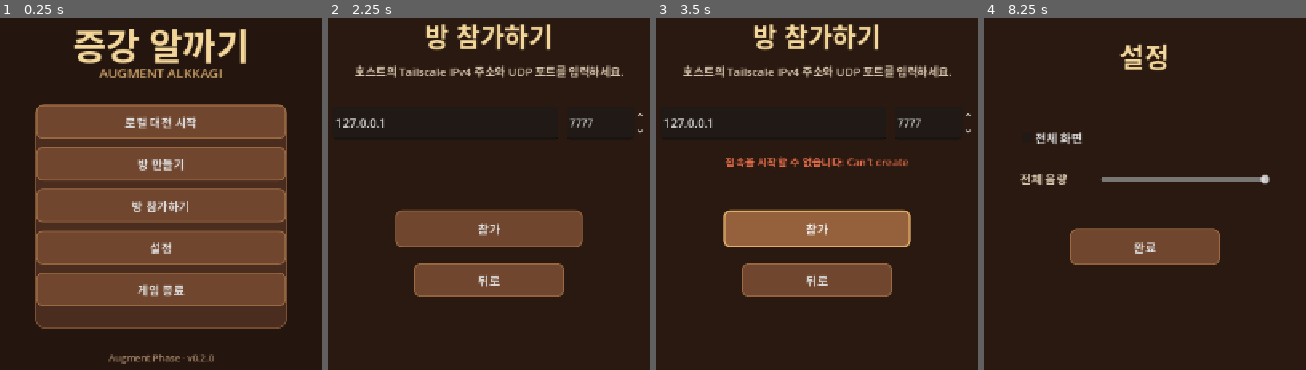
Above: before the commit, frames 1-4 (left to right).
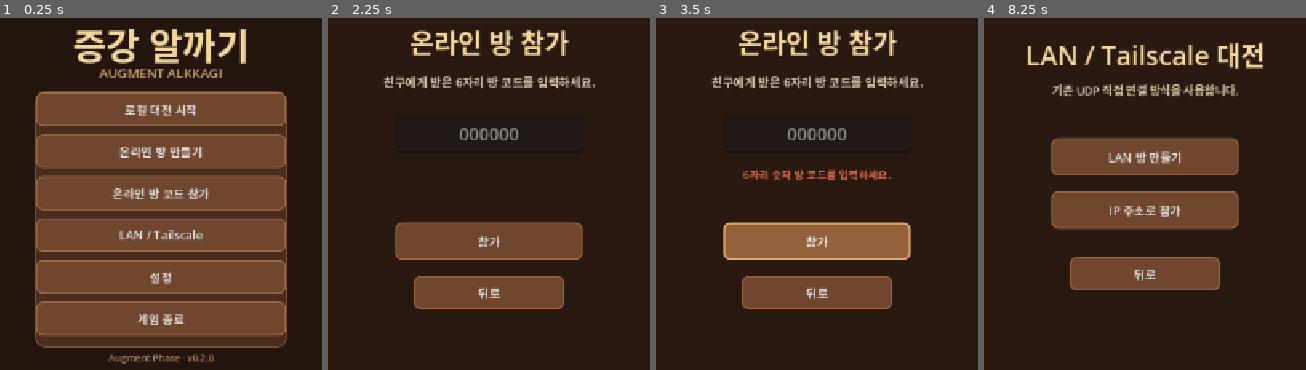
Above: after the commit, the same moments.

Repository: peeta0126/AugmentAlkkagi
Game: Godot game, scene res://scenes/main.tscn
The game is run twice, just before and just after one commit, with the same random seed, the same clock (stepped at 60 frames per second) and the same inputs.
Inputs (mouse positions are in pixels of both pictures, inside the frame that each line leads up to):
- Up to frame 1 (0.25 s): no input
- Up to frame 2 (2.25 s): click (489, 162) at 0.5 s, where only the run before the commit has a clickable "방 만들기"; click (489, 151) at 1.25 s, where only the run after the commit has a clickable "온라인 방 만들기"; click (489, 204) at 2 s, where only the run before the commit has a clickable "방 참가하기"
- Up to frame 3 (3.5 s): click "참가" at 2.75 s
- Up to frame 4 (8.25 s): click "뒤로" at 3.5 s; click (1145, 194) at 4.25 s, where only the run after the commit has a clickable "온라인 방 코드 참가"; click "참가" at 5 s; click "뒤로" at 5.75 s; click "설정" at 6.5 s; click "완료" at 7.25 s; click (1145, 236) at 8 s, where only the run after the commit has a clickable "LAN / Tailscale"

The runs differ from the first frame. In frame 1, 35% of the frame differs, in the area x 10-90%, y 20-94%; in frame 2, 15%; in frame 3, 17%; in frame 4, 25%.

Commit message:
feat(network): implement GD-Sync online lobby

Diff:
--- a/scripts/core/game_manager.gd
+++ b/scripts/core/game_manager.gd
@@ -77,6 +77,16 @@
 	ui = CanvasLayer.new()
 	add_child(ui)
 	show_main_menu()
+	_start_debug_network_driver()
+
+func _start_debug_network_driver() -> void:
+	if not OS.is_debug_build():
+		return
+	for argument in OS.get_cmdline_user_args():
+		if argument.begins_with("--gdsync-test-role="):
+			var driver: Node = load("res://tests/gdsync_lobby_driver.gd").new()
+			add_child(driver)
+			return
 
 func _on_gdsync_connected() -> void:
 	print("GD-Sync 연결 성공")
@@ -113,8 +123,8 @@
 	subtitle.size = Vector2(600, 40)
 	screen_root.add_child(subtitle)
 	var card := PanelContainer.new()
-	card.position = Vector2(438, 230)
-	card.size = Vector2(404, 360)
+	card.position = Vector2(438, 210)
+	card.size = Vector2(404, 410)
 	card.add_theme_stylebox_override("panel", _style(Color("4a2d1f"), 16, Color("7b5134"), 2))
 	screen_root.add_child(card)
 	var menu := VBoxContainer.new()
@@ -122,8 +132,9 @@
 	menu.set_anchors_and_offsets_preset(Control.PRESET_FULL_RECT, Control.PRESET_MODE_MINSIZE, 28)
 	card.add_child(menu)
 	menu.add_child(_button("로컬 대전 시작", _start_local_setup))
-	menu.add_child(_button("방 만들기", _create_network_room))
-	menu.add_child(_button("방 참가하기", _show_join_room))
+	menu.add_child(_button("온라인 방 만들기", _create_online_room))
+	menu.add_child(_button("온라인 방 코드 참가", _show_online_join_room))
+	menu.add_child(_button("LAN / Tailscale", _show_lan_menu))
 	menu.add_child(_button("설정", _show_settings))
 	menu.add_child(_button("게임 종료", get_tree().quit))
 	var version := _label("Augment Phase · v0.2.0", 15, Color("a88869"))
@@ -214,6 +225,86 @@
 
 func _set_master_volume(value: float) -> void:
 	AudioServer.set_bus_volume_db(0, linear_to_db(maxf(value / 100.0, 0.0001)))
+
+func _create_online_room() -> void:
+	var error: Error = network_manager.create_online_room()
+	if error == OK:
+		online_mode = true
+		online_is_host = true
+		local_player_id = 1
+		_show_network_lobby()
+
+func _show_online_join_room() -> void:
+	state_machine.transition(GameStateMachine.State.JOIN_ROOM)
+	set_screen(_panel_root())
+	_add_background(screen_root)
+	var title := _label("온라인 방 참가", 42, Color("f4d79a"))
+	title.horizontal_alignment = HORIZONTAL_ALIGNMENT_CENTER
+	title.position = Vector2(390, 100)
+	title.size = Vector2(500, 60)
+	screen_root.add_child(title)
+	var guide := _label("친구에게 받은 6자리 방 코드를 입력하세요.", 19, Color("dac7ae"))
+	guide.horizontal_alignment = HORIZONTAL_ALIGNMENT_CENTER
+	guide.position = Vector2(300, 180)
+	guide.size = Vector2(680, 35)
+	screen_root.add_child(guide)
+	var code := LineEdit.new()
+	code.name = "RoomCode"
+	code.placeholder_text = "000000"
+	code.max_length = 6
+	code.alignment = HORIZONTAL_ALIGNMENT_CENTER
+	code.position = Vector2(490, 250)
+	code.size = Vector2(300, 58)
+	code.add_theme_font_size_override("font_size", 28)
+	screen_root.add_child(code)
+	network_status_label = _label("", 17, Color("e9c99a"))
+	network_status_label.horizontal_alignment = HORIZONTAL_ALIGNMENT_CENTER
+	network_status_label.position = Vector2(300, 330)
+	network_status_label.size = Vector2(680, 60)
+	network_status_label.autowrap_mode = TextServer.AUTOWRAP_WORD_SMART
+	screen_root.add_child(network_status_label)
+	var join := _button("참가", func(): _join_online_code(code.text))
+	join.position = Vector2(490, 420)
+	join.size = Vector2(300, 60)
+	screen_root.add_child(join)
+	var back := _button("뒤로", show_main_menu)
+	back.position = Vector2(520, 505)
+	back.size = Vector2(240, 54)
+	screen_root.add_child(back)
+
+func _join_online_code(code: String) -> void:
+	var error: Error = network_manager.join_online_room(code)
+	if error == OK:
+		online_mode = true
+		online_is_host = false
+		local_player_id = 2
+
+func _show_lan_menu() -> void:
+	state_machine.transition(GameStateMachine.State.JOIN_ROOM)
+	set_screen(_panel_root())
+	_add_background(screen_root)
+	var title := _label("LAN / Tailscale 대전", 42, Color("f4d79a"))
+	title.horizontal_alignment = HORIZONTAL_ALIGNMENT_CENTER
+	title.position = Vector2(340, 120)
+	title.size = Vector2(600, 60)
+	screen_root.add_child(title)
+	var guide := _label("기존 UDP 직접 연결 방식을 사용합니다.", 18, Color("dac7ae"))
+	guide.horizontal_alignment = HORIZONTAL_ALIGNMENT_CENTER
+	guide.position = Vector2(300, 195)
+	guide.size = Vector2(680, 35)
+	screen_root.add_child(guide)
+	var create := _button("LAN 방 만들기", _create_network_room)
+	create.position = Vector2(490, 285)
+	create.size = Vector2(300, 60)
+	screen_root.add_child(create)
+	var join := _button("IP 주소로 참가", _show_join_room)
+	join.position = Vector2(490, 370)
+	join.size = Vector2(300, 60)
+	screen_root.add_child(join)
+	var back := _button("뒤로", show_main_menu)
+	back.position = Vector2(520, 475)
+	back.size = Vector2(240, 54)
+	screen_root.add_child(back)
 
 func _create_network_room() -> void:
 	var error: Error = network_manager.create_host()
@@ -279,7 +370,8 @@
 	state_machine.transition(GameStateMachine.State.LOBBY)
 	set_screen(_panel_root())
 	_add_background(screen_root)
-	var title := _label("네트워크 대전 로비", 40, Color("f4d79a"))
+	var room_suffix := " · 방 코드 %s" % network_manager.get_room_code() if network_manager.is_gdsync_mode() else ""
+	var title := _label("네트워크 대전 로비%s" % room_suffix, 40, Color("f4d79a"))
 	title.horizontal_alignment = HORIZONTAL_ALIGNMENT_CENTER
 	title.position = Vector2(360, 45)
 	title.size = Vector2(560, 60)
@@ -331,7 +423,8 @@
 	start.size = Vector2(210, 54)
 	start.visible = online_is_host
 	screen_root.add_child(start)
-	network_status_label = _label("UDP 7777 · 최대 2명", 16, Color("c6aa85"))
+	var transport_text := "GD-Sync 온라인 · 최대 2명" if network_manager.is_gdsync_mode() else "UDP 7777 · 최대 2명"
+	network_status_label = _label(transport_text, 16, Color("c6aa85"))
 	network_status_label.horizontal_alignment = HORIZONTAL_ALIGNMENT_CENTER
 	network_status_label.position = Vector2(340, 480)
 	network_status_label.size = Vector2(600, 55)
--- a/scripts/network/network_manager.gd
+++ b/scripts/network/network_manager.gd
@@ -9,8 +9,11 @@
 const MAX_CLIENTS := 1
 const SNAPSHOT_INTERVAL := 0.05
 const PROTOCOL_VERSION := 2
-
-enum Mode { OFFLINE, HOST, CLIENT }
+const ROOM_PREFIX := "AA-"
+const ROOM_CODE_LENGTH := 6
+const ROOM_CREATE_ATTEMPTS := 5
+
+enum Mode { OFFLINE, HOST, CLIENT, GDSYNC_HOST, GDSYNC_CLIENT }
 
 var mode := Mode.OFFLINE
 var local_player_id := 0
@@ -28,6 +31,10 @@
 var local_sequence := 0
 var snapshot_elapsed := 0.0
 var shutting_down := false
+var room_code := ""
+var room_create_attempts := 0
+var gdsync_host_id := -1
+var gdsync_connected := false
 
 func _ready() -> void:
 	name = "NetworkManager"
@@ -36,6 +43,17 @@
 	multiplayer.connected_to_server.connect(_on_connected_to_server)
 	multiplayer.connection_failed.connect(_on_connection_failed)
 	multiplayer.server_disconnected.connect(_on_server_disconnected)
+	GDSync.lobby_created.connect(_on_gdsync_lobby_created)
+	GDSync.lobby_creation_failed.connect(_on_gdsync_lobby_creation_failed)
+	GDSync.lobby_joined.connect(_on_gdsync_lobby_joined)
+	GDSync.lobby_join_failed.connect(_on_gdsync_lobby_join_failed)
+	GDSync.client_joined.connect(_on_gdsync_client_joined)
+	GDSync.client_left.connect(_on_gdsync_client_left)
+	GDSync.host_changed.connect(_on_gdsync_host_changed)
+	GDSync.connected.connect(_on_gdsync_connected)
+	GDSync.disconnected.connect(_on_gdsync_disconnected)
+	GDSync.expose_func(request_lobby_ready, ENUMS.EXPOSE_PERMISSION.CLIENT)
+	GDSync.expose_func(receive_lobby, ENUMS.EXPOSE_PERMISSION.HOST)
 
 func game() -> Node:
 	return get_parent()
@@ -85,11 +103,58 @@
 	connection_message.emit("%s:%d에 연결 중…" % [address, port], false)
 	return OK
 
+func create_online_room(preferred_code: String = "") -> Error:
+	if not gdsync_connected:
+		connection_message.emit("GD-Sync 서버에 아직 연결되지 않았습니다.", true)
+		return ERR_UNAVAILABLE
+	shutdown(false)
+	mode = Mode.GDSYNC_HOST
+	local_player_id = 1
+	room_create_attempts = 0
+	_reset_lobby_state()
+	_create_online_room_attempt(preferred_code)
+	return OK
+
+func _create_online_room_attempt(preferred_code: String = "") -> void:
+	room_create_attempts += 1
+	room_code = preferred_code if preferred_code.length() == ROOM_CODE_LENGTH and preferred_code.is_valid_int() else "%06d" % randi_range(0, 999999)
+	connection_message.emit("온라인 방 %s 생성 중…" % room_code, false)
+	GDSync.lobby_create(ROOM_PREFIX + room_code, "", false, 2, {"protocol": PROTOCOL_VERSION}, {})
+
+func join_online_room(code: String) -> Error:
+	var normalized := code.strip_edges()
+	if normalized.length() != ROOM_CODE_LENGTH or not normalized.is_valid_int():
+		connection_message.emit("6자리 숫자 방 코드를 입력하세요.", true)
+		return ERR_INVALID_PARAMETER
+	if not gdsync_connected:
+		connection_message.emit("GD-Sync 서버에 아직 연결되지 않았습니다.", true)
+		return ERR_UNAVAILABLE
+	shutdown(false)
+	mode = Mode.GDSYNC_CLIENT
+	local_player_id = 2
+	room_code = normalized
+	_reset_lobby_state()
+	connected_players[1] = false
+	connection_message.emit("온라인 방 %s 참가 중…" % room_code, false)
+	GDSync.lobby_join(ROOM_PREFIX + room_code)
+	return OK
+
+func _reset_lobby_state() -> void:
+	last_sequences.clear()
+	local_sequence = 0
+	peer_to_player.clear()
+	ready_state = {1: false, 2: false}
+	connected_players = {1: true, 2: false}
+	match_active = false
+	gdsync_host_id = -1
+
 func shutdown(notify: bool = true) -> void:
 	if mode == Mode.OFFLINE:
 		return
 	shutting_down = true
-	if multiplayer.multiplayer_peer:
+	if is_gdsync_mode() and not GDSync.lobby_get_name().is_empty():
+		GDSync.lobby_leave()
+	elif multiplayer.multiplayer_peer:
 		multiplayer.multiplayer_peer.close()
 		multiplayer.multiplayer_peer = OfflineMultiplayerPeer.new()
 	mode = Mode.OFFLINE
@@ -99,6 +164,8 @@
 	selection_context.clear()
 	pending_choices.clear()
 	selection_completed = {1: false, 2: false}
+	room_code = ""
+	gdsync_host_id = -1
 	shutting_down = false
 	if notify:
 		session_ended.emit("네트워크 방에서 나왔습니다.")
@@ -107,23 +174,31 @@
 	return mode != Mode.OFFLINE
 
 func is_host() -> bool:
-	return mode == Mode.HOST
+	return mode in [Mode.HOST, Mode.GDSYNC_HOST]
+
+func is_gdsync_mode() -> bool:
+	return mode in [Mode.GDSYNC_HOST, Mode.GDSYNC_CLIENT]
+
+func get_room_code() -> String:
+	return room_code
 
 func set_ready(value: bool) -> void:
-	if mode == Mode.HOST:
+	if is_host():
 		ready_state[1] = value
 		_broadcast_lobby()
 	elif mode == Mode.CLIENT:
 		request_lobby_ready.rpc_id(1, value, PROTOCOL_VERSION)
+	elif mode == Mode.GDSYNC_CLIENT and gdsync_host_id >= 0:
+		GDSync.call_func_on(gdsync_host_id, request_lobby_ready, value, PROTOCOL_VERSION)
 
 func set_piece_count(value: int) -> void:
-	if mode != Mode.HOST or match_active:
+	if not is_host() or match_active:
 		return
 	piece_count = GameplayRules.clamp_piece_count(value)
 	_broadcast_lobby()
 
 func can_start() -> bool:
-	return mode == Mode.HOST and bool(connected_players[1]) and bool(connected_players[2]) and bool(ready_state[1]) and bool(ready_state[2])
+	return is_host() and bool(connected_players[1]) and bool(connected_players[2]) and bool(ready_state[1]) and bool(ready_state[2])
 
 func start_match() -> bool:
 	if not can_start():
@@ -234,11 +309,14 @@
 
 @rpc("any_peer", "call_remote", "reliable")
 func request_lobby_ready(value: bool, protocol: int) -> void:
-	if mode != Mode.HOST:
-		return
-	var sender := multiplayer.get_remote_sender_id()
+	if not is_host():
+		return
+	var sender := GDSync.get_sender_id() if is_gdsync_mode() else multiplayer.get_remote_sender_id()
 	if protocol != PROTOCOL_VERSION:
-		multiplayer.multiplayer_peer.disconnect_peer(sender)
+		if is_gdsync_mode():
+			GDSync.lobby_kick_client(sender, "프로토콜 버전이 일치하지 않습니다.")
+		else:
+			multiplayer.multiplayer_peer.disconnect_peer(sender)
 		return
 	var player_id := _player_for_peer(sender)
 	if player_id == 2:
@@ -444,6 +522,8 @@
 
 @rpc("authority", "call_remote", "reliable")
 func receive_lobby(data: Dictionary) -> void:
+	if is_gdsync_mode() and GDSync.get_sender_id() != gdsync_host_id:
+		return
 	piece_count = int(data.get("piece_count", GameplayRules.DEFAULT_PIECES))
 	ready_state = data.get("ready", {1: false, 2: false})
 	connected_players = data.get("connected", {1: true, 2: true})
@@ -527,5 +607,111 @@
 
 func _broadcast_lobby() -> void:
 	var data := _lobby_data()
-	receive_lobby.rpc(data)
+	if mode == Mode.GDSYNC_HOST:
+		GDSync.call_func(receive_lobby, data)
+	else:
+		receive_lobby.rpc(data)
 	lobby_updated.emit(data)
+
+func _on_gdsync_lobby_created(lobby_name: String) -> void:
+	if mode != Mode.GDSYNC_HOST or lobby_name != ROOM_PREFIX + room_code:
+		return
+	GDSync.lobby_join(lobby_name)
+
+func _on_gdsync_lobby_creation_failed(lobby_name: String, error: int) -> void:
+	if mode != Mode.GDSYNC_HOST or lobby_name != ROOM_PREFIX + room_code:
+		return
+	if error == ENUMS.LOBBY_CREATION_ERROR.LOBBY_ALREADY_EXISTS and room_create_attempts < ROOM_CREATE_ATTEMPTS:
+		connection_message.emit("방 코드 충돌. 새 코드를 발급합니다…", false)
+		await get_tree().create_timer(3.1).timeout
+		if mode == Mode.GDSYNC_HOST:
+			_create_online_room_attempt()
+		return
+	var reason: String = str(ENUMS.LOBBY_CREATION_ERROR.keys()[error]) if error >= 0 and error < ENUMS.LOBBY_CREATION_ERROR.size() else "UNKNOWN"
+	mode = Mode.OFFLINE
+	connection_message.emit("온라인 방 생성 실패: %s (error=%d)" % [reason, error], true)
+
+func _on_gdsync_lobby_joined(lobby_name: String) -> void:
+	if OS.is_debug_build():
+		print("[gdsync] lobby_joined name=%s expected=%s mode=%s host=%d self=%d" % [lobby_name, ROOM_PREFIX + room_code, Mode.keys()[mode], GDSync.get_host(), GDSync.get_client_id()])
+	if not is_gdsync_mode() or lobby_name != ROOM_PREFIX + room_code:
+		return
+	var own_id := GDSync.get_client_id()
+	if mode == Mode.GDSYNC_HOST:
+		gdsync_host_id = own_id
+		mode = Mode.GDSYNC_HOST
+		local_player_id = 1
+		peer_to_player = {own_id: 1}
+		connected_players = {1: true, 2: false}
+		connection_message.emit("온라인 방 생성 완료 · 코드 %s" % room_code, false)
+	else:
+		gdsync_host_id = GDSync.get_host()
+		mode = Mode.GDSYNC_CLIENT
+		local_player_id = 2
+		peer_to_player = {gdsync_host_id: 1, own_id: 2}
+		connected_players = {1: true, 2: true}
+		connection_message.emit("온라인 방 %s에 참가했습니다." % room_code, false)
+	_emit_lobby()
+
+func _on_gdsync_lobby_join_failed(lobby_name: String, error: int) -> void:
+	if OS.is_debug_build():
+		print("[gdsync] lobby_join_failed name=%s error=%d mode=%s" % [lobby_name, error, Mode.keys()[mode]])
+	if mode != Mode.GDSYNC_CLIENT or lobby_name != ROOM_PREFIX + room_code:
+		return
+	var reason: String = str(ENUMS.LOBBY_JOIN_ERROR.keys()[error]) if error >= 0 and error < ENUMS.LOBBY_JOIN_ERROR.size() else "UNKNOWN"
+	mode = Mode.OFFLINE
+	connection_message.emit("온라인 방 참가 실패: %s (error=%d)" % [reason, error], true)
+
+func _on_gdsync_client_joined(client_id: int) -> void:
+	if not is_gdsync_mode() or client_id == GDSync.get_client_id():
+		return
+	if mode == Mode.GDSYNC_HOST:
+		if bool(connected_players[2]):
+			GDSync.lobby_kick_client(client_id, "이 방은 2인 전용입니다.")
+			return
+		peer_to_player[client_id] = 2
+		connected_players[2] = true
+		ready_state[2] = false
+		connection_message.emit("친구가 온라인 방에 참가했습니다.", false)
+		_broadcast_lobby()
+
+func _on_gdsync_client_left(client_id: int) -> void:
+	if not is_gdsync_mode() or shutting_down:
+		return
+	var player_id := _player_for_peer(client_id)
+	peer_to_player.erase(client_id)
+	if mode == Mode.GDSYNC_HOST and player_id == 2:
+		connected_players[2] = false
+		ready_state[2] = false
+		match_active = false
+		session_ended.emit("참가자의 연결이 끊겼습니다.")
+		_broadcast_lobby()
+	elif mode == Mode.GDSYNC_CLIENT and client_id == gdsync_host_id:
+		mode = Mode.OFFLINE
+		match_active = false
+		session_ended.emit("방장이 방을 나갔거나 연결이 끊겼습니다.")
+
+func _on_gdsync_host_changed(_is_host: bool, new_host_id: int) -> void:
+	if OS.is_debug_build():
+		print("[gdsync] host_changed new=%d tracked=%d mode=%s" % [new_host_id, gdsync_host_id, Mode.keys()[mode]])
+	if mode == Mode.GDSYNC_CLIENT:
+		if gdsync_host_id < 0:
+			gdsync_host_id = new_host_id
+			peer_to_player.erase(-1)
+			peer_to_player[new_host_id] = 1
+			connected_players[1] = true
+			_emit_lobby()
+		elif new_host_id != gdsync_host_id:
+			mode = Mode.OFFLINE
+			match_active = false
+			session_ended.emit("방장 연결이 끊겨 온라인 대전을 종료합니다.")
+
+func _on_gdsync_disconnected() -> void:
+	gdsync_connected = false
+	if is_gdsync_mode() and not shutting_down:
+		mode = Mode.OFFLINE
+		match_active = false
+		session_ended.emit("GD-Sync 서버와 연결이 끊겼습니다.")
+
+func _on_gdsync_connected() -> void:
+	gdsync_connected = true
--- /dev/null
+++ b/tests/gdsync_lobby_driver.gd
@@ -0,0 +1,85 @@
+extends Node
+
+var game: Node
+var role := ""
+var room_code := ""
+
+func _ready() -> void:
+	game = get_parent()
+	for argument in OS.get_cmdline_user_args():
+		if argument.begins_with("--gdsync-test-role="):
+			role = argument.trim_prefix("--gdsync-test-role=")
+		elif argument.begins_with("--room-code="):
+			room_code = argument.trim_prefix("--room-code=")
+	call_deferred("run_test")
+
+func wait_until(predicate: Callable, seconds: float = 15.0) -> bool:
+	var elapsed := 0.0
+	while elapsed < seconds:
+		if predicate.call():
+			return true
+		await get_tree().create_timer(0.05).timeout
+		elapsed += 0.05
+	return false
+
+func fail(message: String) -> void:
+	push_error("GDSYNC LOBBY %s FAIL: %s" % [role.to_upper(), message])
+	game.network_manager.shutdown(false)
+	get_tree().quit(1)
+
+func run_test() -> void:
+	if room_code.length() != 6 or role not in ["host", "client"]:
+		fail("invalid test arguments")
+		return
+	if not await wait_until(func(): return game.network_manager.gdsync_connected, 20.0):
+		fail("server connection timeout")
+		return
+	if role == "host":
+		await run_host()
+	else:
+		await run_client()
+
+func run_host() -> void:
+	if game.network_manager.create_online_room(room_code) != OK:
+		fail("room creation request")
+		return
+	if not await wait_until(func(): return GDSync.lobby_get_name() == "AA-" + room_code, 15.0):
+		fail("room creation timeout")
+		return
+	print("LOBBY_READY:", room_code)
+	if not await wait_until(func(): return bool(game.network_manager.connected_players[2]), 20.0):
+		fail("guest connection timeout")
+		return
+	if not await wait_until(func(): return GDSync.lobby_get_player_limit() == 2 and GDSync.lobby_get_player_count() == 2, 5.0):
+		fail("lobby limit/count mismatch: %d/%d" % [GDSync.lobby_get_player_count(), GDSync.lobby_get_player_limit()])
+		return
+	if not await wait_until(func(): return bool(game.network_manager.ready_state[2]), 10.0):
+		fail("guest ready timeout")
+		return
+	game.network_manager.set_ready(true)
+	if not game.network_manager.can_start():
+		fail("start conditions rejected")
+		return
+	print("PASS: GD-Sync host room, two-player limit, and ready state")
+	await get_tree().create_timer(1.0).timeout
+	game.network_manager.shutdown(false)
+	get_tree().quit(0)
+
+func run_client() -> void:
+	if game.network_manager.join_online_room(room_code) != OK:
+		fail("room join request")
+		return
+	if not await wait_until(func(): return GDSync.lobby_get_name() == "AA-" + room_code and game.network_manager.gdsync_host_id >= 0, 15.0):
+		fail("room join timeout")
+		return
+	game.network_manager.set_ready(true)
+	if not await wait_until(func(): return bool(game.network_manager.ready_state[1]), 10.0):
+		fail("host ready state timeout")
+		return
+	if game.network_manager.local_player_id != 2 or not bool(game.network_manager.connected_players[1]):
+		fail("player assignment mismatch")
+		return
+	print("PASS: GD-Sync client joined by room code and synchronized ready state")
+	await get_tree().create_timer(1.0).timeout
+	game.network_manager.shutdown(false)
+	get_tree().quit(0)
